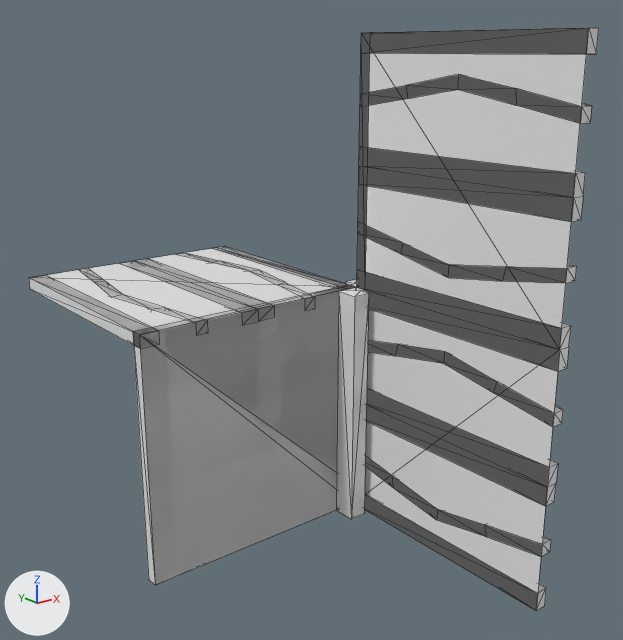
Two versions of the OBJ model Data/bmc/tiles/t_094.obj, one commit apart.
One viewpoint serves both versions: a camera (50 mm lens) standing at (-1.153, -1.29, 0.469) and looking at (-0.086, 0.043, -0.064). Every picture has the same lights, and +X, +Y and +Z are marked at lower left. Mesh edges are drawn as thin lines. Where no turn or scale is listed for an object, it has been applied to the vertices.

Names of what the first picture shows: 't_094'.
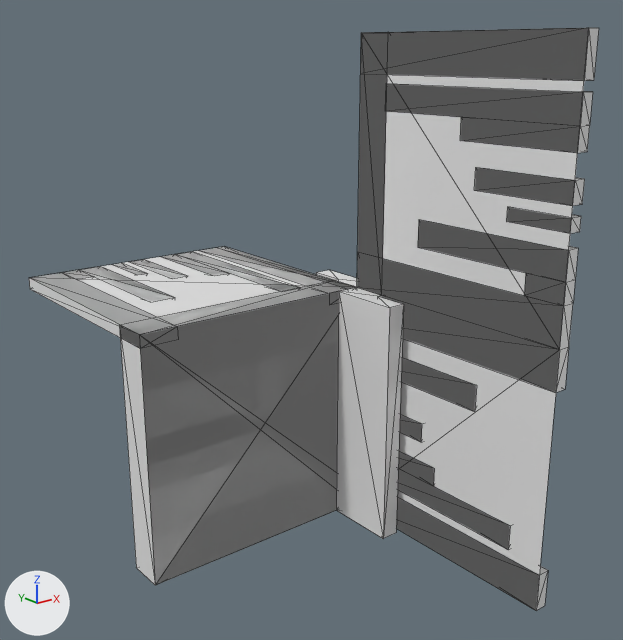
Location of each change, (x1, y1, x2, y2) in pixels of the pictures (623 x 640 px; the box of a moved part takes in the faces that stretch with it):
part 1 of me_t_094, added: after (474, 167, 585, 206)
part 2 of me_t_094, added: after (507, 207, 581, 234)
part 3 of me_t_094, added: after (114, 263, 147, 275)
part 4 of me_t_094, added: after (132, 259, 183, 279)
part 5 of me_t_094, rebuilt: before (365, 456, 551, 556); after (398, 451, 510, 549)
part 6 of me_t_094, rebuilt: before (366, 390, 558, 506); after (400, 414, 422, 442)
part 7 of me_t_094, rebuilt (10% narrower, 37% taller): before (360, 74, 592, 124); after (385, 84, 593, 153)
part 8 of me_t_094, rebuilt: before (178, 253, 315, 311); after (163, 252, 301, 292)
part 9 of me_t_094, deleted: before (119, 260, 274, 325)
part 10 of me_t_094, deleted: before (359, 147, 585, 222)
part 11 of me_t_094, moved or reshaped: (30, 28, 599, 611) in both

Patch to the scene script:
```diff
--- a/Data/bmc/tiles/t_094.obj.py
+++ b/Data/bmc/tiles/t_094.obj.py
@@ me_t_094 @@
 # used by ob_t_094; location = (0.0, 0.0, 0.0)
-me_t_094.from_pydata(...)  # 282 vertices, 546 faces; spans x -0.5..0.5, y -0.5..0.5, z -0.5..0.5
+me_t_094.from_pydata(...)  # 240 vertices, 452 faces; spans x -0.5..0.5, y -0.5..0.5, z -0.5..0.5
+# me_t_094 part 1: a new loose piece, a box spanning x 0.0..0.025, y -0.5..-0.3, z 0.237..0.277
+# me_t_094 part 2: a new loose piece, a box spanning x 0.0..0.025, y -0.5..-0.374, z 0.193..0.218
+# me_t_094 part 3: a new loose piece, a box spanning x -0.307..-0.282, y 0.374..0.5, z -0.025..0.0
+# me_t_094 part 4: a new loose piece, a box spanning x -0.263..-0.223, y 0.3..0.5, z -0.025..0.0
+# me_t_094 part 5: the loose piece of 38 vertices spanning x -0.025..0.025, y -0.5..0.5, z -0.429..-0.362 is rebuilt with 25 vertices and now spans x -0.025..0.025, y -0.429..0.429, z -0.408..-0.318
+# me_t_094 part 6: the loose piece of 21 vertices spanning x -0.025..0.025, y -0.5..0.5, z -0.288..-0.212 is rebuilt with 14 vertices and now spans x -0.025..0.025, y -0.2..0.2, z -0.277..-0.237
+# me_t_094 part 7: the loose piece of 20 vertices spanning x 0.0..0.025, y -0.5..0.0, z 0.363..0.429 is rebuilt with 14 vertices and now spans x 0.0..0.025, y -0.5..-0.071, z 0.318..0.408
+# me_t_094 part 8: the loose piece of 20 vertices spanning x -0.138..-0.071, y 0.0..0.5, z -0.025..0.0 is rebuilt with 14 vertices and now spans x -0.182..-0.092, y 0.071..0.5, z -0.025..0.0
+# me_t_094 part 9: the loose piece of 12 vertices spanning x -0.287..-0.213, y 0.0..0.5, z -0.025..0.0 is deleted
+# me_t_094 part 10: the loose piece of 12 vertices spanning x 0.0..0.025, y -0.5..0.0, z 0.213..0.288 is deleted
+# me_t_094 part 11
+# 127 vertices are removed from x -0.5..0.5, y -0.5..0.5, z -0.5..0.5
+# 276 faces are deleted
+# 45 vertices are added at x -0.5..0.05, y -0.5..0.5, z -0.5..0.167
+# 11 new vertices lie (0.0, 0.0, -0.075) away from vertices in x -0.025..0.025, y -0.5..0.5, z 0.0..0.5
+# 11 new vertices lie (0.0, 0.0, 0.075) away from vertices in x -0.025..0.025, y -0.5..0.5, z -0.5..0.0
+# 5 new vertices lie (0.0, -0.075, 0.0) away from vertices in x 0.0..0.5, y 0.0, z -0.5..0.5
+# 5 new vertices lie (0.0, 0.0, -0.039) away from vertices in x -0.025..0.025, y 0.0..0.079, z -0.075
+# 5 new vertices lie (0.0, 0.0, -0.053) away from vertices in x -0.025..0.025, y 0.0..0.331, z -0.114
+# 7 new vertices lie (0.0, 0.0, 0.5) away from vertices in x -0.5..0.05, y -0.15..0.15, z -0.5
+# 6 new vertices lie (0.0, 0.0, 0.025) away from vertices in x -0.425..-0.333, y 0.169..0.5, z -0.025
+# 230 new faces join them
```
